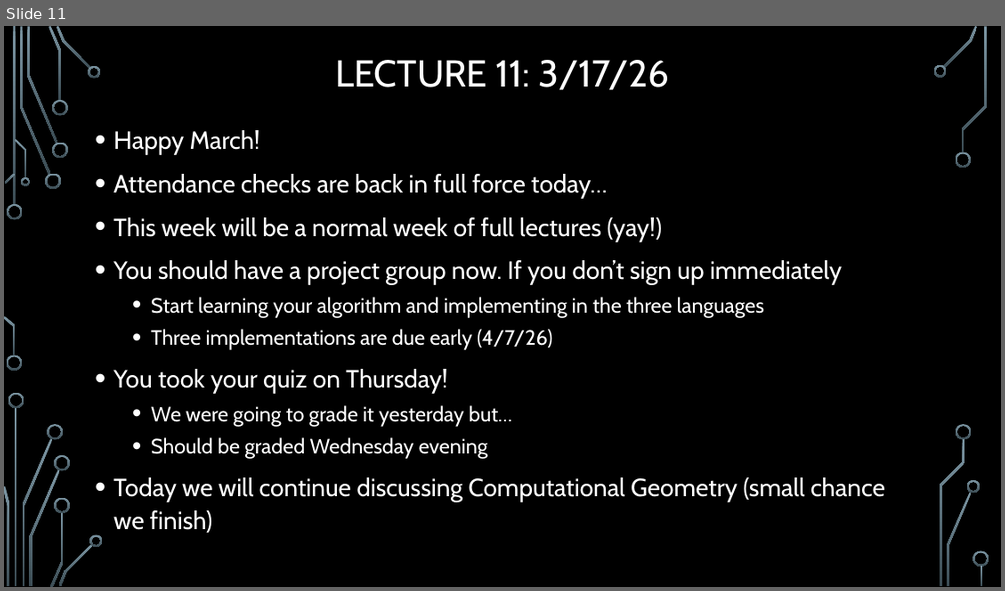
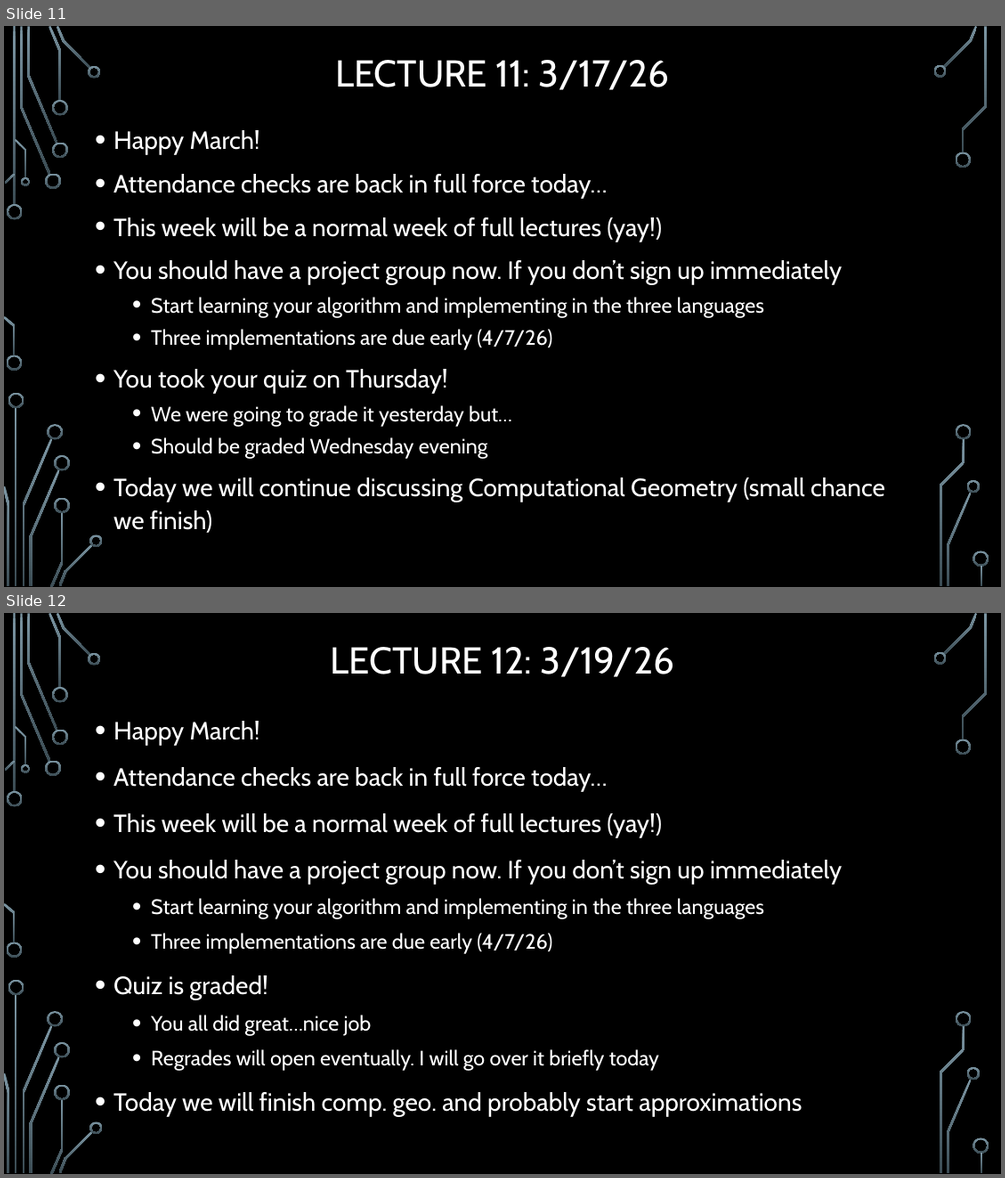
Before and after one commit to markfloryan/advAlgo, a slide deck: slides/00-DailyAnnouncements.pptx. Shown one above the other, each under a label of ours: slide 11 before the commit, slides 11 and 12 after it. The pictures are 1005x591 and 1005x1178 pixels, drawn with LibreOffice and Linux fonts; fonts in the diff are those of the drawing; background and template pictures are left out. Boxes give left, top, right and bottom in pixels: in the first picture for what was removed or moved away, otherwise in the second. Text is boxed around its words. In the diff, an @@ line names an element or a change of style, - is before the commit and + after.

```diff
--- a/slides/00-DailyAnnouncements.pptx
+++ b/slides/00-DailyAnnouncements.pptx
@@ slide 12 added at (x1=4, y1=613, x2=1001, y2=1174), background picture (left out); not listed: 36 template elements that a slide beside it also shows @@
@@ title added at (x1=331, y1=647, x2=674, y2=677), 36 pt, text #FFFFFF @@
+LECTURE 12: 3/19/26
@@ text added at (x1=113, y1=721, x2=841, y2=1117), 24 pt, text #FFFFFF @@
+• Happy March!
+• Attendance checks are back in full force today…
+• This week will be a normal week of full lectures (yay!)
+• You should have a project group now. If you don’t sign up immediately
+  • Start learning your algorithm and implementing in the three languages
+  • Three implementations are due early (4/7/26)
+• Quiz is graded!
+  • You all did great…nice job
+  • Regrades will open eventually. I will go over it briefly today
+• Today we will finish comp. geo. and probably start approximations
```
Also in this commit, not shown: 1 other file.
